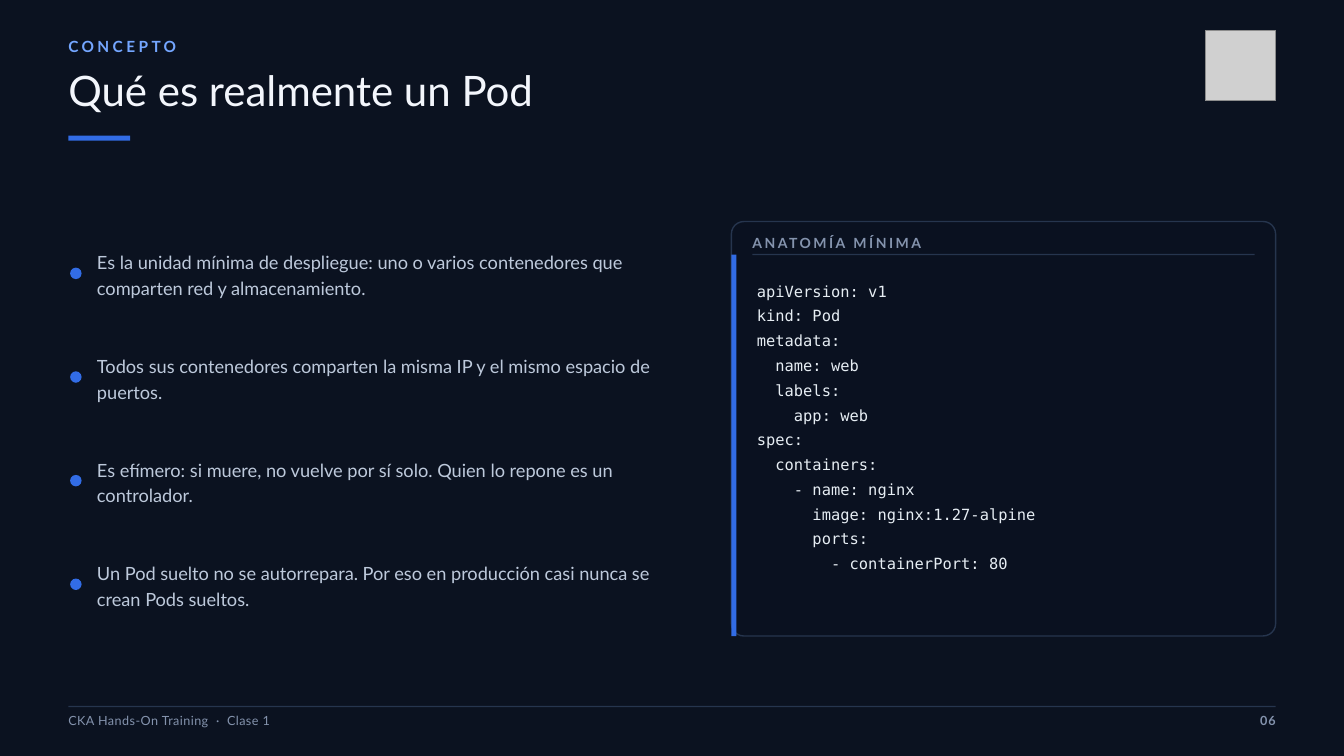
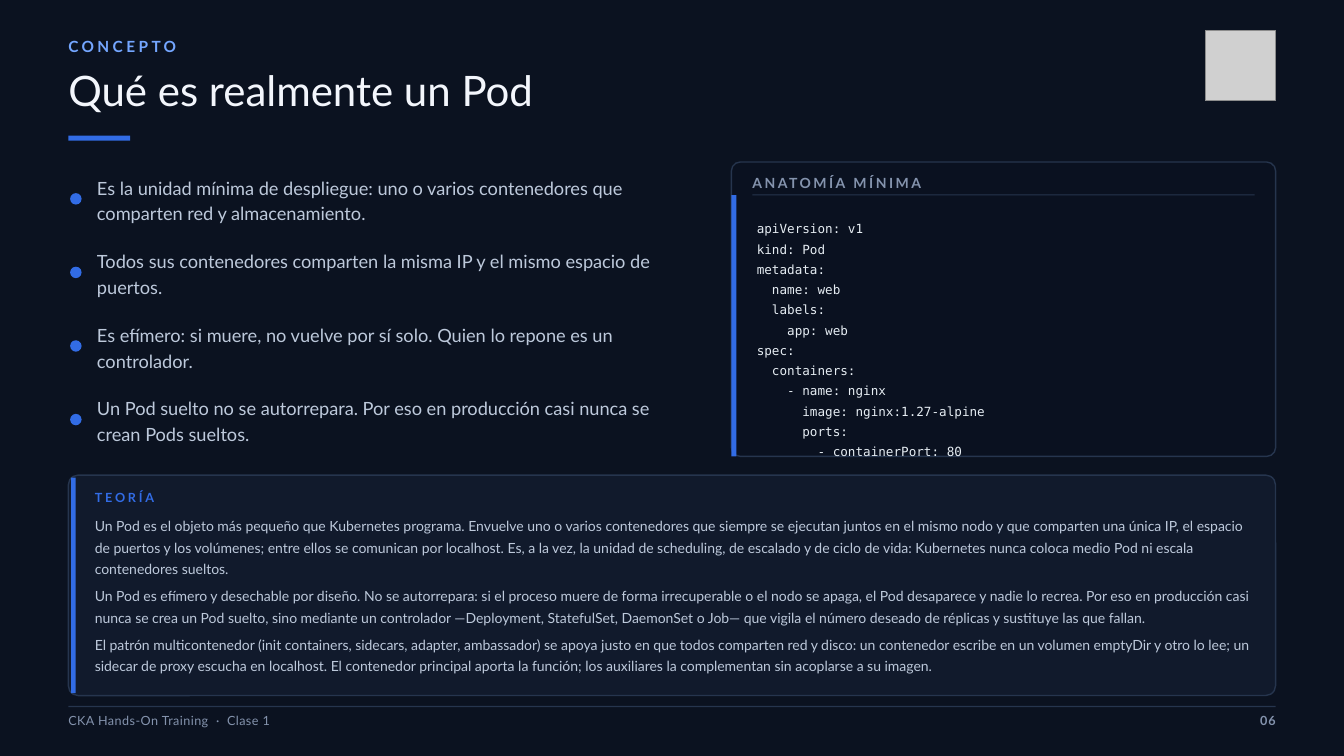
Before and after one commit to brettsacuna/CKA-TRAINING, a slide deck: slide 6 of CLASE-01/01-CLASE-01-CKA.pptx. Drawn at 1344x756 pixels with LibreOffice and Linux fonts; fonts in the diff are those of the drawing; grey boxes stand for pictures. Boxes give left, top, right and bottom in pixels: in the first picture for what was removed or moved away, otherwise in the second. Text is boxed around its words. In the diff, an @@ line names an element or a change of style, - is before the commit and + after.

```diff
--- a/CLASE-01/01-CLASE-01-CKA.pptx
+++ b/CLASE-01/01-CLASE-01-CKA.pptx
@@ text "Es la unidad mínima de ...": place and size @@
-text "Es la unidad mínima de ..." at (97,255,623,298)
+text "Es la unidad mínima de ..." at (97,181,623,223)
@@ rounded rectangle: place and size @@
-rounded rectangle at (732,222,1276,636)
+rounded rectangle at (732,162,1276,457)
@@ text "ANATOMÍA MÍNIMA": place and size @@
-text "ANATOMÍA MÍNIMA" at (752,228,1254,256)
+text "ANATOMÍA MÍNIMA" at (752,168,1254,197)
@@ ellipse: place and size @@
-ellipse at (71,268,82,279)
+ellipse at (71,194,82,205)
@@ rectangle: place and size @@
-rectangle at (732,255,737,636)
+rectangle at (732,196,737,457)
@@ rectangle: place and size @@
-rectangle at (752,254,1254,255)
+rectangle at (752,195,1254,196)
@@ text "Todos sus contenedores comparten la ...": place and size @@
-text "Todos sus contenedores comparten la ..." at (97,359,650,402)
+text "Todos sus contenedores comparten la ..." at (97,254,650,297)
@@ text "apiVersion: v1": place and size @@
-text "apiVersion: v1" at (757,285,1036,548)
+text "apiVersion: v1" at (757,223,985,439)
@@ text "apiVersion: v1" at (757,223,985,439): size 11 to 9 pt @@
@@ ellipse: place and size @@
-ellipse at (71,371,82,382)
+ellipse at (71,267,82,278)
@@ text "Es efímero: si muere, no ...": place and size @@
-text "Es efímero: si muere, no ..." at (97,463,612,502)
+text "Es efímero: si muere, no ..." at (97,328,612,368)
@@ ellipse: place and size @@
-ellipse at (71,475,82,486)
+ellipse at (71,341,82,352)
@@ text "Un Pod suelto no se ...": place and size @@
-text "Un Pod suelto no se ..." at (97,566,649,606)
+text "Un Pod suelto no se ..." at (97,401,649,441)
@@ ellipse: place and size @@
-ellipse at (71,579,82,590)
+ellipse at (71,414,82,425)
@@ rounded rectangle added at (69,475,1276,696), fill #111A2C, outline #26354E 1 pt @@
@@ rectangle added at (72,478,76,694), fill #326CE5 @@
@@ text added at (95,491,1250,674), 10 pt, text #BDC9DB @@
+TEORÍA
+Un Pod es el objeto más pequeño que Kubernetes programa. Envuelve uno o varios contenedores que siempre se ejecutan juntos en el mismo nodo y que comparten una única IP, el espacio de puertos y los volúmenes; entre ellos se comunican por localhost. Es, a la vez, la unidad de scheduling, de escalado y de ciclo de vida: Kubernetes nunca coloca medio Pod ni escala contenedores sueltos.
+Un Pod es efímero y desechable por diseño. No se autorrepara: si el proceso muere de forma irrecuperable o el nodo se apaga, el Pod desaparece y nadie lo recrea. Por eso en producción casi nunca se crea un Pod suelto, sino mediante un controlador —Deployment, StatefulSet, DaemonSet o Job— que vigila el número deseado de réplicas y sustituye las que fallan.
+El patrón multicontenedor (init containers, sidecars, adapter, ambassador) se apoya justo en que todos comparten red y disco: un contenedor escribe en un volumen emptyDir y otro lo lee; un sidecar de proxy escucha en localhost. El contenedor principal aporta la función; los auxiliares la complementan sin acoplarse a su imagen.
```
Also in this commit, not shown: 9 other slides changed, 14 other files.
